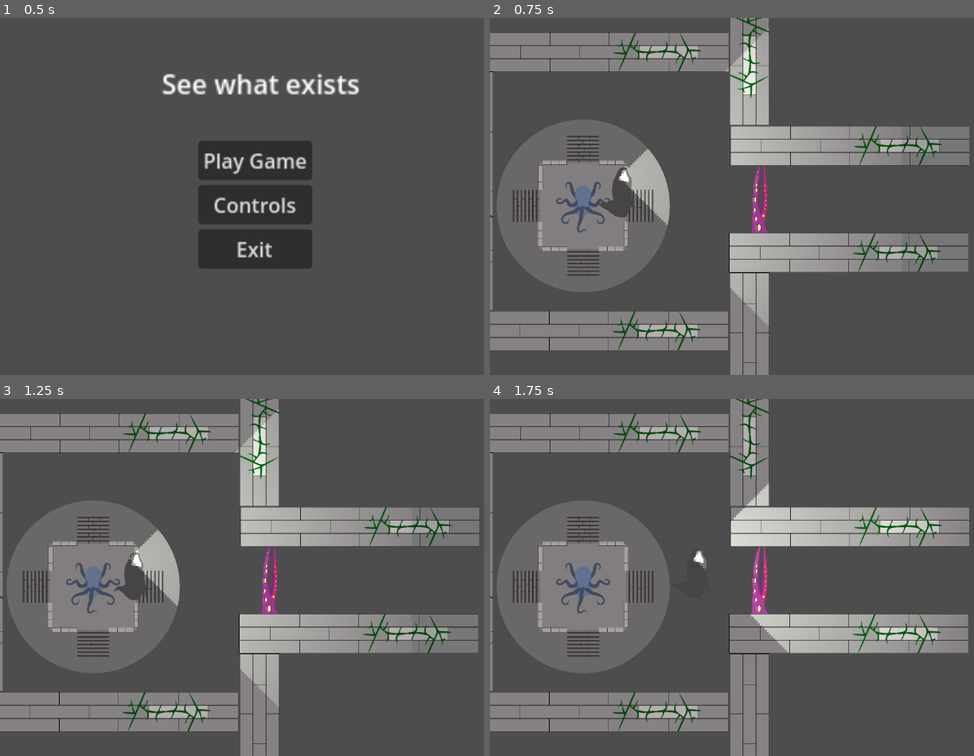
Above: before the commit, frames 1-4 (two rows, left to right).
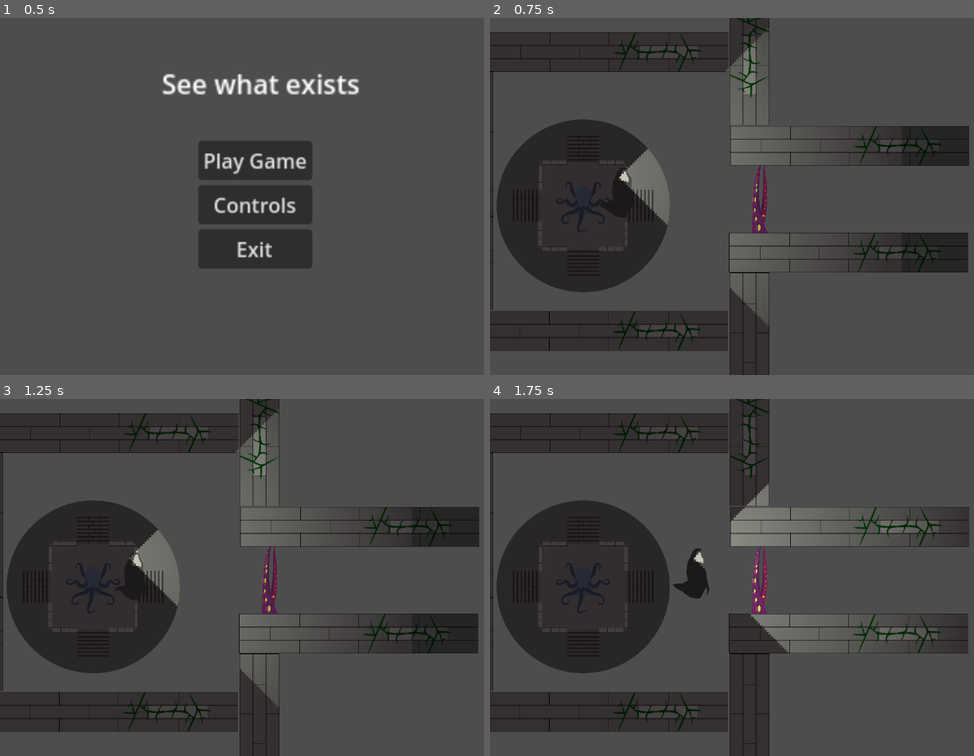
Above: after the commit, the same moments.

Repository: longhousedev/gamejam2024
Game: Godot game, scene res://UI/scene_manager.tscn
Same seed, same stepped clock (60 frames per second), same inputs: the game is played once before the commit and once after it.
Inputs (mouse positions are in pixels of both pictures, inside the frame that each line leads up to):
- Up to frame 1 (0.5 s): no input
- Up to frame 2 (0.75 s): click "Play Game" at 0.5 s
- Up to frame 3 (1.25 s): no input
- Up to frame 4 (1.75 s): move the mouse to (949, 559) at 1.27 s; hold D (move_right) from 1.28 s (still down); tap Space (Grab) at 1.35 s

Frame 1 is identical in both runs. In frame 2, 41% of the frame differs, in the area x 0-100%, y 0-100%; in frame 3, 41%; in frame 4, 42%.

Commit message:
Level 2 And 3 made

Diff:
--- a/Levels/Level1.tscn
+++ b/Levels/Level1.tscn
@@ -49,3 +49,7 @@
 position = Vector2(169, 341)
 scale = Vector2(0.3, 0.3)
 texture = ExtResource("5_y5dfe")
+
+[node name="CanvasModulate" type="CanvasModulate" parent="."]
+position = Vector2(235, 322)
+color = Color(0.309804, 0.309804, 0.309804, 1)
--- a/Levels/Level2.tscn
+++ b/Levels/Level2.tscn
@@ -1,3 +1,85 @@
-[gd_scene format=3 uid="uid://tghqiqo7t5pr"]
+[gd_scene load_steps=5 format=3 uid="uid://tghqiqo7t5pr"]
+
+[ext_resource type="PackedScene" uid="uid://diqeaab1akt8r" path="res://Objects/player.tscn" id="1_af72m"]
+[ext_resource type="PackedScene" uid="uid://c5neqm5dj8ix1" path="res://Objects/wall.tscn" id="2_kh4d2"]
+[ext_resource type="PackedScene" uid="uid://b1jpqkwvc2ew7" path="res://Objects/level_end.tscn" id="3_qf8n2"]
+[ext_resource type="PackedScene" uid="uid://br5wikxahhvpa" path="res://Objects/Mirror.tscn" id="4_67yvk"]
 
 [node name="Level2" type="Node2D"]
+
+[node name="Player" parent="." instance=ExtResource("1_af72m")]
+position = Vector2(55, 324)
+
+[node name="Wall" parent="." instance=ExtResource("2_kh4d2")]
+position = Vector2(217, 222)
+scale = Vector2(0.5, 0.2)
+
+[node name="Wall2" parent="." instance=ExtResource("2_kh4d2")]
+position = Vector2(218, -8)
+scale = Vector2(0.5, 0.2)
+
+[node name="Wall3" parent="." instance=ExtResource("2_kh4d2")]
+position = Vector2(652, -11)
+scale = Vector2(0.5, 0.2)
+
+[node name="Wall4" parent="." instance=ExtResource("2_kh4d2")]
+position = Vector2(500, 398)
+scale = Vector2(0.5, 0.2)
+
+[node name="Wall5" parent="." instance=ExtResource("2_kh4d2")]
+position = Vector2(506.5, 508.4)
+scale = Vector2(0.5, 0.2)
+
+[node name="Wall6" parent="." instance=ExtResource("2_kh4d2")]
+position = Vector2(940.5, 508.4)
+scale = Vector2(0.5, 0.2)
+
+[node name="Wall7" parent="." instance=ExtResource("2_kh4d2")]
+position = Vector2(216, 661)
+scale = Vector2(0.5, 0.2)
+
+[node name="Wall8" parent="." instance=ExtResource("2_kh4d2")]
+position = Vector2(650, 661)
+scale = Vector2(0.5, 0.2)
+
+[node name="Wall9" parent="." instance=ExtResource("2_kh4d2")]
+position = Vector2(1085, 661)
+scale = Vector2(0.5, 0.2)
+
+[node name="LevelEnd" parent="." instance=ExtResource("3_qf8n2")]
+position = Vector2(1147, 586)
+
+[node name="Wall10" parent="." instance=ExtResource("2_kh4d2")]
+position = Vector2(69, 399)
+scale = Vector2(0.5, 0.2)
+
+[node name="VerticalWall" parent="." instance=ExtResource("2_kh4d2")]
+position = Vector2(-39, 630)
+rotation = 1.5708
+
+[node name="VerticalWall3" parent="." instance=ExtResource("2_kh4d2")]
+position = Vector2(-17, 106)
+rotation = 1.5708
+scale = Vector2(0.25, 0.25)
+
+[node name="VerticalWall2" parent="." instance=ExtResource("2_kh4d2")]
+position = Vector2(1149, 276)
+rotation = 1.5708
+
+[node name="Wall11" parent="." instance=ExtResource("2_kh4d2")]
+position = Vector2(1085, 9)
+
+[node name="Wall12" parent="." instance=ExtResource("2_kh4d2")]
+position = Vector2(501, 111)
+scale = Vector2(0.5, 0.2)
+
+[node name="Wall13" parent="." instance=ExtResource("2_kh4d2")]
+position = Vector2(679, 255)
+rotation = 1.5708
+scale = Vector2(0.3, 0.5)
+
+[node name="Mirror" parent="." instance=ExtResource("4_67yvk")]
+position = Vector2(20, 473)
+
+[node name="CanvasModulate" type="CanvasModulate" parent="."]
+color = Color(0.309804, 0.309804, 0.309804, 1)
--- a/Levels/Level3.tscn
+++ b/Levels/Level3.tscn
@@ -1,3 +1,140 @@
-[gd_scene format=3 uid="uid://c356npe515s6n"]
+[gd_scene load_steps=5 format=3 uid="uid://c356npe515s6n"]
+
+[ext_resource type="PackedScene" uid="uid://c5neqm5dj8ix1" path="res://Objects/wall.tscn" id="1_b5sba"]
+[ext_resource type="PackedScene" uid="uid://b1jpqkwvc2ew7" path="res://Objects/level_end.tscn" id="2_l5gbi"]
+[ext_resource type="PackedScene" uid="uid://br5wikxahhvpa" path="res://Objects/Mirror.tscn" id="3_2nc6h"]
+[ext_resource type="PackedScene" uid="uid://bce7tnr8a25mf" path="res://Objects/barrier.tscn" id="4_ay115"]
 
 [node name="Level3" type="Node2D"]
+
+[node name="CanvasModulate" type="CanvasModulate" parent="."]
+color = Color(0.309804, 0.309804, 0.309804, 1)
+
+[node name="Wall2" parent="." instance=ExtResource("1_b5sba")]
+position = Vector2(218, -8)
+scale = Vector2(0.5, 0.2)
+
+[node name="Wall3" parent="." instance=ExtResource("1_b5sba")]
+position = Vector2(652, -11)
+scale = Vector2(0.5, 0.2)
+
+[node name="Wall11" parent="." instance=ExtResource("1_b5sba")]
+position = Vector2(1085, 9)
+
+[node name="Wall4" parent="." instance=ExtResource("1_b5sba")]
+position = Vector2(619.5, 376)
+scale = Vector2(0.5, 0.2)
+
+[node name="Wall5" parent="." instance=ExtResource("1_b5sba")]
+position = Vector2(1053.5, 373)
+scale = Vector2(0.5, 0.2)
+
+[node name="Wall12" parent="." instance=ExtResource("1_b5sba")]
+position = Vector2(1486.5, 393)
+
+[node name="Wall6" parent="." instance=ExtResource("1_b5sba")]
+position = Vector2(71, 599)
+scale = Vector2(0.5, 0.2)
+
+[node name="Wall7" parent="." instance=ExtResource("1_b5sba")]
+position = Vector2(501.5, 599)
+scale = Vector2(0.5, 0.2)
+
+[node name="Wall13" parent="." instance=ExtResource("1_b5sba")]
+position = Vector2(934.5, 619)
+
+[node name="LevelEnd" parent="." instance=ExtResource("2_l5gbi")]
+position = Vector2(1168, 506)
+scale = Vector2(2, 2)
+
+[node name="Wall8" parent="." instance=ExtResource("1_b5sba")]
+position = Vector2(12, 399)
+rotation = 1.5708
+scale = Vector2(0.421703, 0.2)
+
+[node name="Wall9" parent="." instance=ExtResource("1_b5sba")]
+position = Vector2(170.5, 199)
+scale = Vector2(0.5, 0.2)
+
+[node name="Wall14" parent="." instance=ExtResource("1_b5sba")]
+position = Vector2(603.5, 219)
+
+[node name="Wall10" parent="." instance=ExtResource("1_b5sba")]
+position = Vector2(1155, 201.615)
+rotation = 1.5708
+scale = Vector2(0.358415, 0.2)
+
+[node name="Mirror" parent="." instance=ExtResource("3_2nc6h")]
+position = Vector2(1078, 299)
+rotation = 3.14159
+
+[node name="Barrier3" parent="." node_paths=PackedStringArray("sprite", "body") instance=ExtResource("4_ay115")]
+position = Vector2(420, 520)
+rotation = -1.5708
+sprite = NodePath("../Barrier/CharacterBody2D/Sprite2D")
+body = NodePath("../Barrier/CharacterBody2D")
+
+[node name="Barrier" parent="." instance=ExtResource("4_ay115")]
+position = Vector2(451, 312)
+rotation = 1.5708
+
+[node name="Barrier2" parent="." node_paths=PackedStringArray("sprite", "body") instance=ExtResource("4_ay115")]
+position = Vector2(805, 117)
+rotation = 1.5708
+sprite = NodePath("../Barrier/CharacterBody2D/Sprite2D")
+body = NodePath("../Barrier/CharacterBody2D")
+
+[node name="Barrier4" parent="." node_paths=PackedStringArray("sprite", "body") instance=ExtResource("4_ay115")]
+position = Vector2(454, 453)
+rotation = 1.5708
+sprite = NodePath("../Barrier/CharacterBody2D/Sprite2D")
+body = NodePath("../Barrier/CharacterBody2D")
+
+[node name="Barrier5" parent="." node_paths=PackedStringArray("sprite", "body") instance=ExtResource("4_ay115")]
+position = Vector2(543, 520)
+rotation = -1.5708
+sprite = NodePath("../Barrier/CharacterBody2D/Sprite2D")
+body = NodePath("../Barrier/CharacterBody2D")
+
+[node name="Barrier6" parent="." node_paths=PackedStringArray("sprite", "body") instance=ExtResource("4_ay115")]
+position = Vector2(577, 453)
+rotation = 1.5708
+sprite = NodePath("../Barrier/CharacterBody2D/Sprite2D")
+body = NodePath("../Barrier/CharacterBody2D")
+
+[node name="Barrier7" parent="." node_paths=PackedStringArray("sprite", "body") instance=ExtResource("4_ay115")]
+position = Vector2(773, 519)
+rotation = -1.5708
+sprite = NodePath("../Barrier/CharacterBody2D/Sprite2D")
+body = NodePath("../Barrier/CharacterBody2D")
+
+[node name="Barrier8" parent="." node_paths=PackedStringArray("sprite", "body") instance=ExtResource("4_ay115")]
+position = Vector2(807, 452)
+rotation = 1.5708
+sprite = NodePath("../Barrier/CharacterBody2D/Sprite2D")
+body = NodePath("../Barrier/CharacterBody2D")
+
+[node name="Barrier9" parent="." node_paths=PackedStringArray("sprite", "body") instance=ExtResource("4_ay115")]
+position = Vector2(331, 363)
+sprite = NodePath("../Barrier/CharacterBody2D/Sprite2D")
+body = NodePath("../Barrier/CharacterBody2D")
+
+[node name="Barrier10" parent="." node_paths=PackedStringArray("sprite", "body") instance=ExtResource("4_ay115")]
+position = Vector2(188, 362)
+rotation = 3.14159
+sprite = NodePath("../Barrier/CharacterBody2D/Sprite2D")
+body = NodePath("../Barrier/CharacterBody2D")
+
+[node name="Barrier11" parent="." node_paths=PackedStringArray("sprite", "body") instance=ExtResource("4_ay115")]
+position = Vector2(259, 289)
+rotation = -1.5708
+sprite = NodePath("../Barrier/CharacterBody2D/Sprite2D")
+body = NodePath("../Barrier/CharacterBody2D")
+
+[node name="Barrier12" parent="." node_paths=PackedStringArray("sprite", "body") instance=ExtResource("4_ay115")]
+position = Vector2(255, 413)
+rotation = 1.5708
+sprite = NodePath("../Barrier/CharacterBody2D/Sprite2D")
+body = NodePath("../Barrier/CharacterBody2D")
+
+[editable path="Mirror"]
--- a/Levels/Level4.tscn
+++ b/Levels/Level4.tscn
@@ -1,3 +1,6 @@
 [gd_scene format=3 uid="uid://tc1uwt0jegvo"]
 
 [node name="Level4" type="Node2D"]
+
+[node name="CanvasModulate" type="CanvasModulate" parent="."]
+color = Color(0.309804, 0.309804, 0.309804, 1)
--- a/Levels/Level5.tscn
+++ b/Levels/Level5.tscn
@@ -1,3 +1,6 @@
 [gd_scene format=3 uid="uid://cwituixngw24u"]
 
 [node name="Level5" type="Node2D"]
+
+[node name="CanvasModulate" type="CanvasModulate" parent="."]
+color = Color(0.309804, 0.309804, 0.309804, 1)
--- a/Levels/Level6.tscn
+++ b/Levels/Level6.tscn
@@ -1,3 +1,6 @@
 [gd_scene format=3 uid="uid://cus8cbusv3v38"]
 
 [node name="Level6" type="Node2D"]
+
+[node name="CanvasModulate" type="CanvasModulate" parent="."]
+color = Color(0.309804, 0.309804, 0.309804, 1)
--- a/Levels/TestLevel.tscn
+++ b/Levels/TestLevel.tscn
@@ -1,8 +1,7 @@
-[gd_scene load_steps=7 format=3 uid="uid://baqrpr0yg6pqr"]
+[gd_scene load_steps=6 format=3 uid="uid://baqrpr0yg6pqr"]
 
 [ext_resource type="PackedScene" uid="uid://diqeaab1akt8r" path="res://Objects/player.tscn" id="1_ckxj4"]
 [ext_resource type="PackedScene" uid="uid://nuyv2pcwdehp" path="res://Objects/enemy.tscn" id="2_4xm8f"]
-[ext_resource type="Texture2D" uid="uid://yirfcoqdo7ts" path="res://Sprites/VisionCone.png" id="2_d0vya"]
 [ext_resource type="PackedScene" uid="uid://bce7tnr8a25mf" path="res://Objects/barrier.tscn" id="4_2yust"]
 [ext_resource type="PackedScene" uid="uid://br5wikxahhvpa" path="res://Objects/Mirror.tscn" id="5_632dl"]
 [ext_resource type="AudioStream" uid="uid://bgscnsmjqcwf4" path="res://Audio/Music/Level Theme.mp3" id="6_4xang"]
@@ -11,11 +10,6 @@
 
 [node name="Player" parent="." instance=ExtResource("1_ckxj4")]
 position = Vector2(586, 341)
-
-[node name="PointLight2D" type="PointLight2D" parent="Player"]
-rotation = 1.5708
-shadow_enabled = true
-texture = ExtResource("2_d0vya")
 
 [node name="Enemy" parent="." instance=ExtResource("2_4xm8f")]
 position = Vector2(869, 168)
--- a/Objects/Mirror.tscn
+++ b/Objects/Mirror.tscn
@@ -1,7 +1,8 @@
-[gd_scene load_steps=6 format=3 uid="uid://br5wikxahhvpa"]
+[gd_scene load_steps=7 format=3 uid="uid://br5wikxahhvpa"]
 
 [ext_resource type="Script" path="res://Scripts/VisibleObjects/Mirror.gd" id="1_a7h8s"]
 [ext_resource type="Script" path="res://Scripts/RayCaster.gd" id="1_xhnth"]
+[ext_resource type="Texture2D" uid="uid://b788j50lj4xfq" path="res://Sprites/mirrortopleft.png" id="2_m1tvm"]
 [ext_resource type="Texture2D" uid="uid://vgirdikpse1w" path="res://Sprites/MirrorCone.png" id="3_83ywe"]
 
 [sub_resource type="RectangleShape2D" id="RectangleShape2D_hr1qq"]
@@ -29,6 +30,8 @@
 shape = SubResource("RectangleShape2D_hr1qq")
 
 [node name="Sprite2D" type="Sprite2D" parent="."]
+scale = Vector2(0.2, 0.2)
+texture = ExtResource("2_m1tvm")
 
 [node name="Area2D" type="Area2D" parent="."]
 collision_layer = 4
--- a/Scripts/VisibleObjects/Mirror.gd
+++ b/Scripts/VisibleObjects/Mirror.gd
@@ -35,7 +35,7 @@
 	if(!is_visible):
 		for r in rayCasts:
 			for p in r.previousCasts:
-				if(p!=self):
+				if(p!=self && p is Visible):
 					p.set_visibility(false);
 
 
--- a/UI/main_menu.tscn
+++ b/UI/main_menu.tscn
@@ -41,7 +41,7 @@
 layout_mode = 0
 offset_left = 293.0
 offset_top = 84.0
-offset_right = 400.0
+offset_right = 412.0
 offset_bottom = 107.0
 scale = Vector2(3.01926, 3.01926)
 text = "See what exists"
--- a/UI/scene_manager.tscn
+++ b/UI/scene_manager.tscn
@@ -7,6 +7,12 @@
 [ext_resource type="Script" path="res://Scripts/UI/quit_game.gd" id="4_im24r"]
 [ext_resource type="AudioStream" uid="uid://135scsn5sl55" path="res://Audio/Music/Main Menu Theme.mp3" id="5_8jdrm"]
 [ext_resource type="Script" path="res://Scripts/UI/close_controls.gd" id="5_t08ud"]
+[ext_resource type="PackedScene" uid="uid://chuf4o3lu4lcj" path="res://Levels/Level1.tscn" id="8_d3lw6"]
+[ext_resource type="PackedScene" uid="uid://tghqiqo7t5pr" path="res://Levels/Level2.tscn" id="9_72qnw"]
+[ext_resource type="PackedScene" uid="uid://c356npe515s6n" path="res://Levels/Level3.tscn" id="10_hxsoe"]
+[ext_resource type="PackedScene" uid="uid://tc1uwt0jegvo" path="res://Levels/Level4.tscn" id="11_fkkx5"]
+[ext_resource type="PackedScene" uid="uid://cwituixngw24u" path="res://Levels/Level5.tscn" id="12_cfrkq"]
+[ext_resource type="PackedScene" uid="uid://cus8cbusv3v38" path="res://Levels/Level6.tscn" id="13_62rq3"]
 
 [node name="Game" type="Node"]
 script = ExtResource("1_vj1v7")
@@ -135,6 +141,7 @@
 
 [node name="GameStats" parent="." node_paths=PackedStringArray("mainMenu") instance=ExtResource("1_iimn1")]
 mainMenu = NodePath("../MainMenu")
+levels = Array[PackedScene]([ExtResource("8_d3lw6"), ExtResource("9_72qnw"), ExtResource("10_hxsoe"), ExtResource("11_fkkx5"), ExtResource("12_cfrkq"), ExtResource("13_62rq3")])
 
 [connection signal="pressed" from="MainMenu/VBoxContainer/PlayButton" to="MainMenu/VBoxContainer/PlayButton" method="_on_pressed"]
 [connection signal="pressed" from="MainMenu/VBoxContainer/ControlsButton" to="MainMenu/VBoxContainer/ControlsButton" method="_on_pressed"]
Binary file added: Sprites/Terrain/endplinth.png
Not shown, added: Sprites/Terrain/endplinth.png.import
Binary file added: Sprites/mirrortopleft.png
Not shown, added: Sprites/mirrortopleft.png.import
Not shown: 1 places in UI/scene_manager.tscn that only renumber resources
